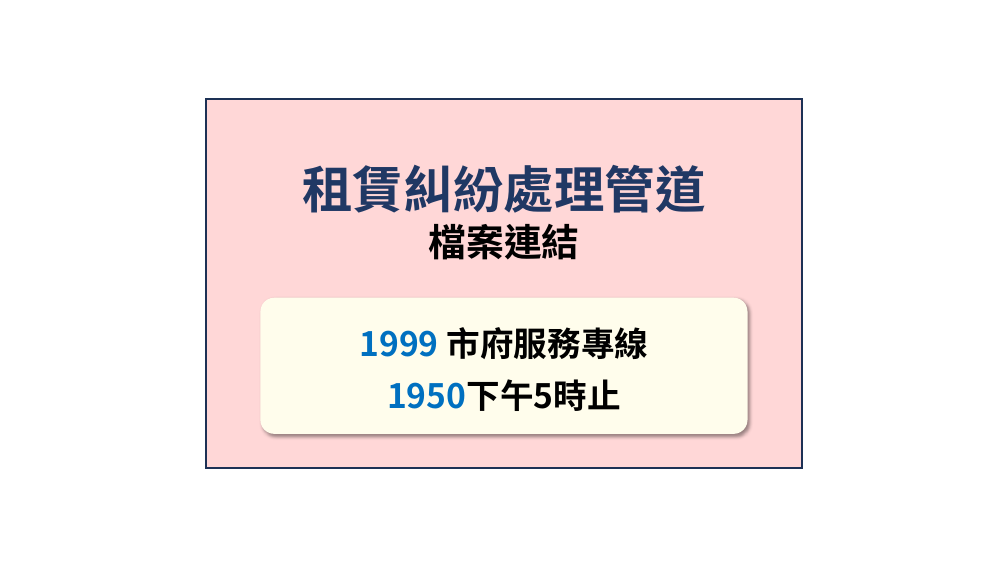
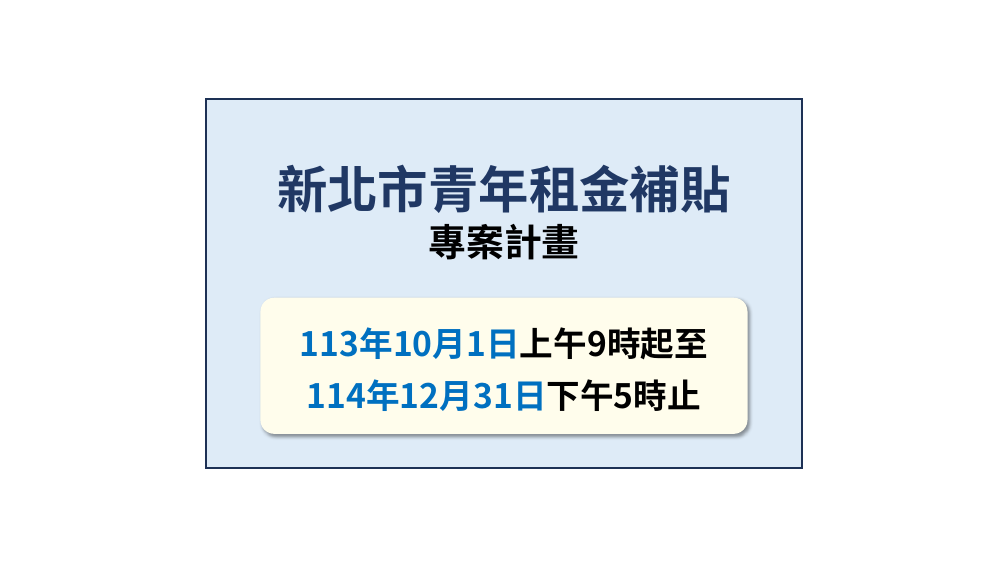
Before and after one commit to whitestorm2346/Renting-Service, a slide deck: slide 1 of 照片比例.pptx. Drawn at 1008x567 pixels with LibreOffice and Linux fonts; fonts in the diff are those of the drawing. Boxes give left, top, right and bottom in pixels: in the first picture for what was removed or moved away, otherwise in the second. Text is boxed around its words. In the diff, an @@ line names an element or a change of style, - is before the commit and + after.

```diff
--- a/照片比例.pptx
+++ b/照片比例.pptx
@@ rectangle at (206,99,802,468): fill #FFD7D7 to #DEEBF7 @@
@@ text at (277,164,731,260): text changed @@
-租賃糾紛處理管道
-檔案連結
+新北市青年租金補貼
+專案計畫
@@ text at (300,327,708,411): text changed; text colour #000000 to #0070C0 @@
-1999 市府服務專線
-1950下午5時止
+113年10月1日上午9時起至
+114年12月31日下午5時止
```
Also in this commit, not shown: 2 other files.
